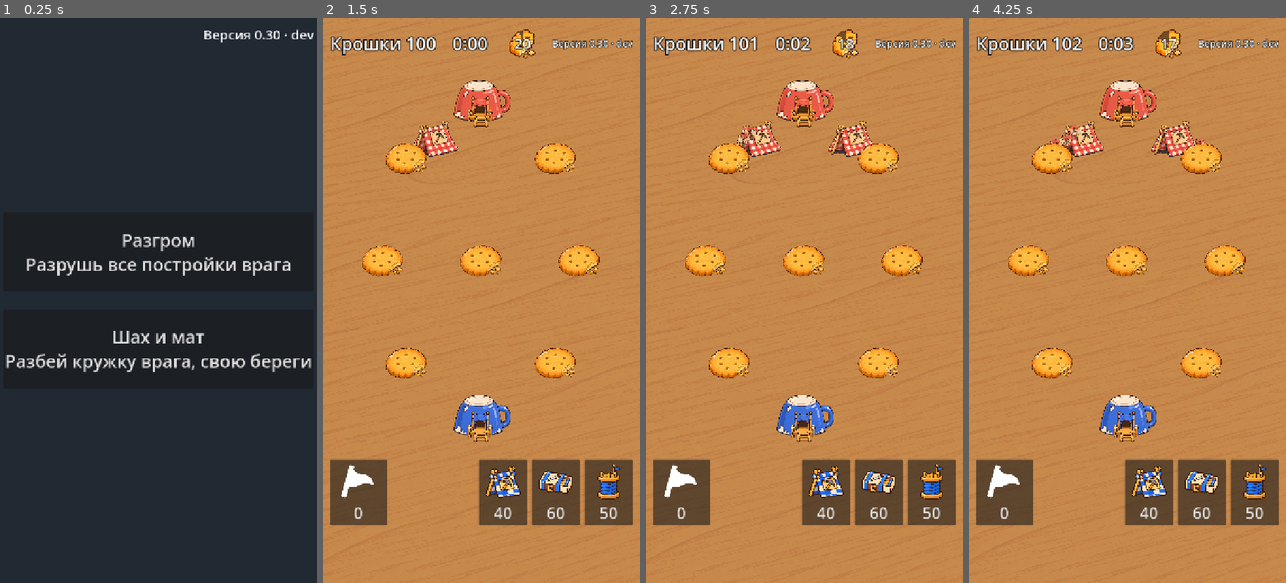
Above: before the commit, frames 1-4 (left to right).
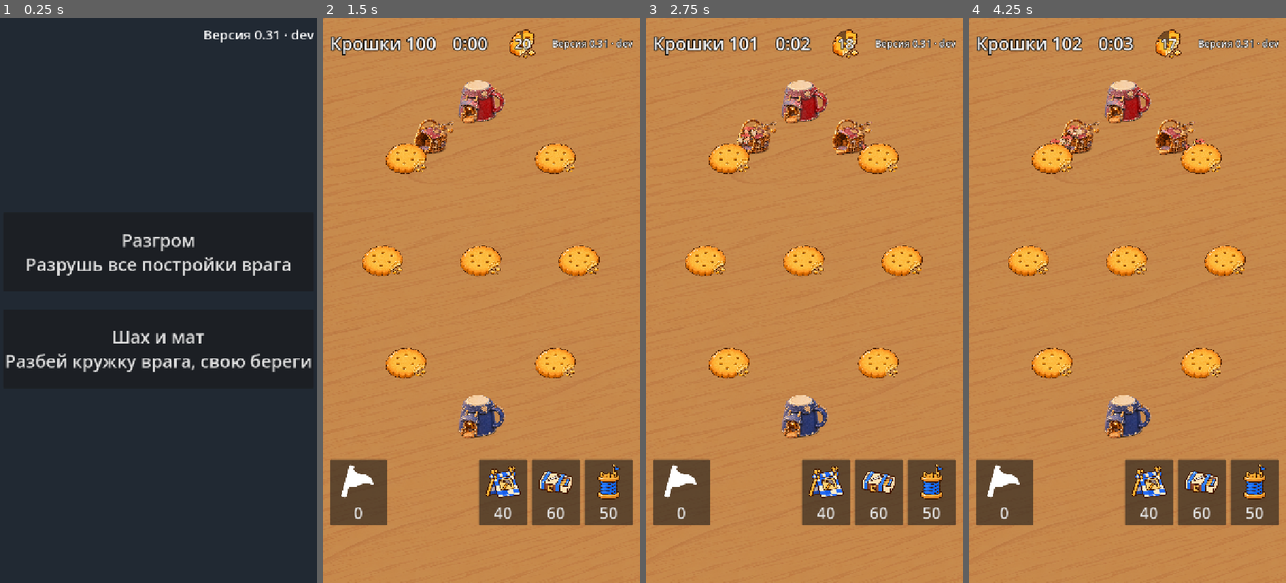
Above: after the commit, the same moments.

Repository: fishert2812/strategy-2d
Game: Godot game, scene res://scenes/main.tscn
Same seed, same stepped clock (60 frames per second), same inputs: the game is played once before the commit and once after it.
Inputs (mouse positions are in pixels of both pictures, inside the frame that each line leads up to):
- Up to frame 1 (0.25 s): no input
- Up to frame 2 (1.5 s): click "Разгром Разрушь все постройки…" at 0.5 s; tap Enter at 1.25 s; move the mouse to (551, 272) at 1.27 s; click (551, 272) at 1.42 s
- Up to frame 3 (2.75 s): drag from (741, 328) to (788, 413) at 2.02 s
- Up to frame 4 (4.25 s): move the mouse to (1159, 176) at 2.77 s; click (1159, 176) at 2.92 s; drag from (1111, 413) to (1032, 215) at 3.52 s

The runs differ from the first frame. In frame 1, less than 0.1% of the frame differs, in the area x 86-89%, y 2-4%; in frame 2, 2.8%; in frame 3, 3.3%, in the area x 28-90%, y 3-76%; in frame 4, 3.3%.

Commit message:
Раскадровка Романа «Ночь на кухне»: воин 8 шагов и удар, лагерь, казарма, кружка с трещинами; красные перекраской
Co-Authored-By: Claude Opus 5.5 <noreply@anthropic.com>
Claude-Session: https://claude.ai/code/session_019VbyzJ8W3QpPGzTEiFrfae

Diff:
--- a/data/look.json
+++ b/data/look.json
@@ -7,16 +7,18 @@
   "home_tilt": [0, 8, 16, 24],
   "_check": "Надпись «ШАХ!» на кружке: размер шрифта, время показа в секундах.",
   "check": {"size": 72, "time": 2.0},
+  "_home_states": "Кружка по прочности: выше доли — эта картинка (по цветам).",
   "home": {
-    "files": ["hq_blue", "hq_red"],
+    "files": ["nk_hq_blue", "nk_hq_red"],
+    "states": [[0.5, ["nk_hq_blue", "nk_hq_red"]], [0.0, ["nk_hq_cracked_blue", "nk_hq_cracked_red"]]],
     "width": 173
   },
   "camp": {
-    "files": ["camp_blue", "camp_red"],
+    "files": ["nk_camp_blue", "nk_camp_red"],
     "width": 140
   },
   "barracks": {
-    "files": ["barracks_blue", "barracks_red"],
+    "files": ["nk_barracks_blue", "nk_barracks_red"],
     "width": 140
   },
   "carrier": {
@@ -24,16 +26,16 @@
     "width": 56,
     "anchor": [0.5, 0.8672]
   },
-  "_warrior": "Вязаный воин: кадры из поз Романа (tools/art/warrior_frames.py). files — стойка; frames — все кадры по цветам. pose: run — порядок кадров бега, stride — путь в точках поля на один кадр, stand — кадр на месте, windup и thrust — замах и укол, blow — доли удара, когда замах сменяется уколом и укол стойкой.",
+  "_warrior": "Воин из раскадровки Романа «Ночь на кухне» (tools/art/pack_import.py). files — стойка; frames — все кадры по цветам: 0–7 шаг, 8 стойка, 9 замах, 10 удар. pose: run — порядок кадров бега, stride — путь в точках поля на один кадр, stand — кадр на месте, windup и thrust — замах и удар, blow — доли удара, когда замах сменяется ударом и удар стойкой.",
   "warrior": {
-    "files": ["warrior_blue_1", "warrior_red_1"],
+    "files": ["nk_warrior_blue_08", "nk_warrior_red_08"],
     "frames": [
-      ["warrior_blue_0", "warrior_blue_1", "warrior_blue_2", "warrior_blue_3", "warrior_blue_4"],
-      ["warrior_red_0", "warrior_red_1", "warrior_red_2", "warrior_red_3", "warrior_red_4"]
+      ["nk_warrior_blue_00", "nk_warrior_blue_01", "nk_warrior_blue_02", "nk_warrior_blue_03", "nk_warrior_blue_04", "nk_warrior_blue_05", "nk_warrior_blue_06", "nk_warrior_blue_07", "nk_warrior_blue_08", "nk_warrior_blue_09", "nk_warrior_blue_10"],
+      ["nk_warrior_red_00", "nk_warrior_red_01", "nk_warrior_red_02", "nk_warrior_red_03", "nk_warrior_red_04", "nk_warrior_red_05", "nk_warrior_red_06", "nk_warrior_red_07", "nk_warrior_red_08", "nk_warrior_red_09", "nk_warrior_red_10"]
     ],
-    "pose": {"run": [0, 1, 2, 1], "stride": 8, "stand": 1, "windup": 3, "thrust": 4, "blow": [0.35, 0.8]},
-    "width": 64,
-    "anchor": [0.5, 0.9481]
+    "pose": {"run": [0, 1, 2, 3, 4, 5, 6, 7], "stride": 6, "stand": 8, "windup": 9, "thrust": 10, "blow": [0.35, 0.8]},
+    "width": 84,
+    "anchor": [0.5, 0.8672]
   },
   "tower": {
     "files": ["tower_archer_blue", ""],
@@ -70,7 +72,7 @@
     "gait": {
       "carrier": {"hop": 7, "rate": 3.6, "squash": 0.14, "sway": 5},
       "carrier_loaded": {"hop": 2, "rate": 2.0, "squash": 0.06, "sway": 10},
-      "warrior": {"hop": 3, "rate": 2.6, "squash": 0.06, "sway": 0},
+      "warrior": {"hop": 0, "rate": 2.6, "squash": 0.0, "sway": 0},
       "fidget": {"hop": 2, "rate": 0.8, "squash": 0.05, "sway": 3}
     },
     "_fidget_max": "Во сколько раз чаще топчутся воины у коробка перед самым свистком.",
--- a/data/version.json
+++ b/data/version.json
@@ -1,3 +1,3 @@
 {
-	"number": "0.30"
+	"number": "0.31"
 }
--- a/scripts/battle.gd
+++ b/scripts/battle.gd
@@ -120,6 +120,10 @@
 	for b in sim.buildings:
 		# Прочность кружки видна креном: чем сильнее побита, тем сильнее кренится.
 		if b.kind == "home":
+			for st in look.home.get("states", []):
+				if b.hp / b.max_hp > st[0]:
+					_sprites[b.id].texture = _tex(st[1][b.side])
+					break
 			_sprites[b.id].rotation_degrees = look.home_tilt[mini(3, int((1.0 - b.hp / b.max_hp) * 4.0))]
 		# Голодный коробок: крошек на воина нет — темнеет.
 		_sprites[b.id].self_modulate = Color(0.45, 0.42, 0.4) if b.hungry else Color.WHITE
--- a/tests/test_touch.gd
+++ b/tests/test_touch.gd
@@ -151,6 +151,6 @@
 ## не дают заминку кадра в браузере (было 110–160 мс).
 func test_pictures_loaded_before_play() -> String:
 	var battle: Control = await _battle(Vector2i(720, 1281))
-	var missing := ["warrior_blue_0", "warrior_red_4", "barracks_blue", "tower_archer_blue", "porter_red"].filter(func(f): return not ResourceLoader.has_cached(battle.look.dir + f + ".png"))
+	var missing := ["nk_warrior_blue_00", "nk_warrior_red_10", "nk_barracks_blue", "tower_archer_blue", "porter_red"].filter(func(f): return not ResourceLoader.has_cached(battle.look.dir + f + ".png"))
 	battle.get_parent().free()
 	return "" if missing.is_empty() else "не загружены заранее: %s" % [missing]
--- a/tests/test_warrior_look.gd
+++ b/tests/test_warrior_look.gd
@@ -58,8 +58,8 @@
 	var size := Vector2i.ZERO
 	var ground := -1
 	for side in [0, 1]:
-		for i in 5:
-			var img: Image = load(dir + "warrior_%s_%d.png" % [["blue", "red"][side], i]).get_image()
+		for i in 11:
+			var img: Image = load(dir + "nk_warrior_%s_%02d.png" % [["blue", "red"][side], i]).get_image()
 			if img.is_compressed():
 				img.decompress()
 			if size != Vector2i.ZERO and img.get_size() != size:
@@ -74,3 +74,21 @@
 				return "кадр %d: подошва на %d, а у первого на %d" % [i, low, ground]
 			ground = low
 	return ""
+
+
+## Побитая кружка трескается: игрок видит, что его дом вот-вот падёт, и видит это на картинке, а не только по полоске.
+func test_home_cracks_when_beaten() -> String:
+	var battle := _battle()
+	var sim: Sim = battle.sim
+	var home: Dictionary = sim.of_side(Sim.PLAYER, "home")[0]
+	battle._process(DT)
+	var whole: Texture2D = battle.sprite_of(home.id).texture
+	home.hp = home.max_hp * 0.3
+	battle._process(DT)
+	var beaten: Texture2D = battle.sprite_of(home.id).texture
+	battle.free()
+	if whole == beaten:
+		return "у побитой кружки та же картинка"
+	if not beaten.resource_path.contains("cracked"):
+		return "побитая кружка не треснула: %s" % beaten.resource_path
+	return ""
Binary file added: art/table/nk_barracks_blue.png
Not shown, added: art/table/nk_barracks_blue.png.import
Binary file added: art/table/nk_barracks_red.png
Not shown, added: art/table/nk_barracks_red.png.import
Binary file added: art/table/nk_camp_blue.png
Not shown, added: art/table/nk_camp_blue.png.import
Binary file added: art/table/nk_camp_red.png
Not shown, added: art/table/nk_camp_red.png.import
Binary file added: art/table/nk_hq_blue.png
Not shown, added: art/table/nk_hq_blue.png.import
Binary file added: art/table/nk_hq_cracked_blue.png
Not shown, added: art/table/nk_hq_cracked_blue.png.import
(and 70 more such lines)
